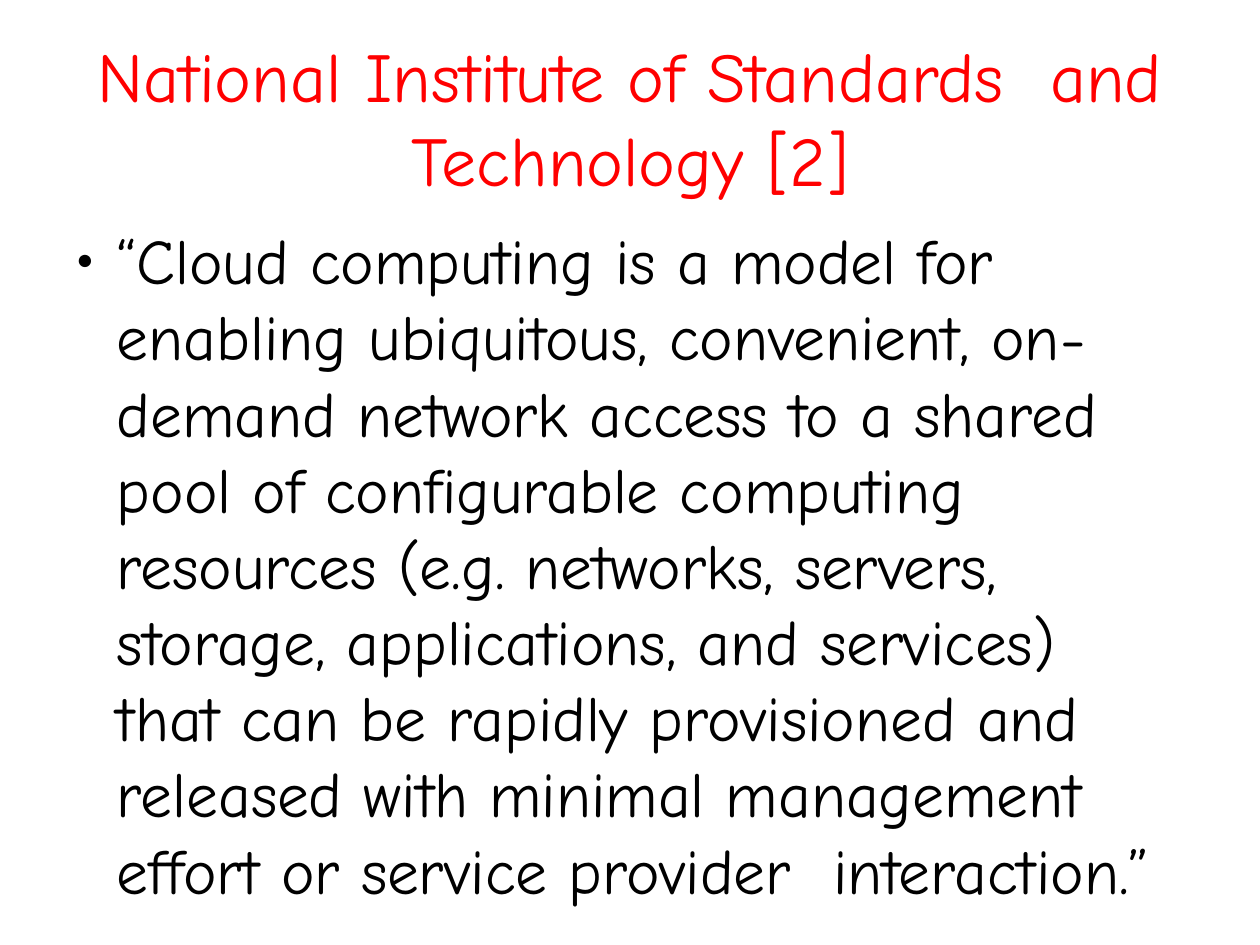
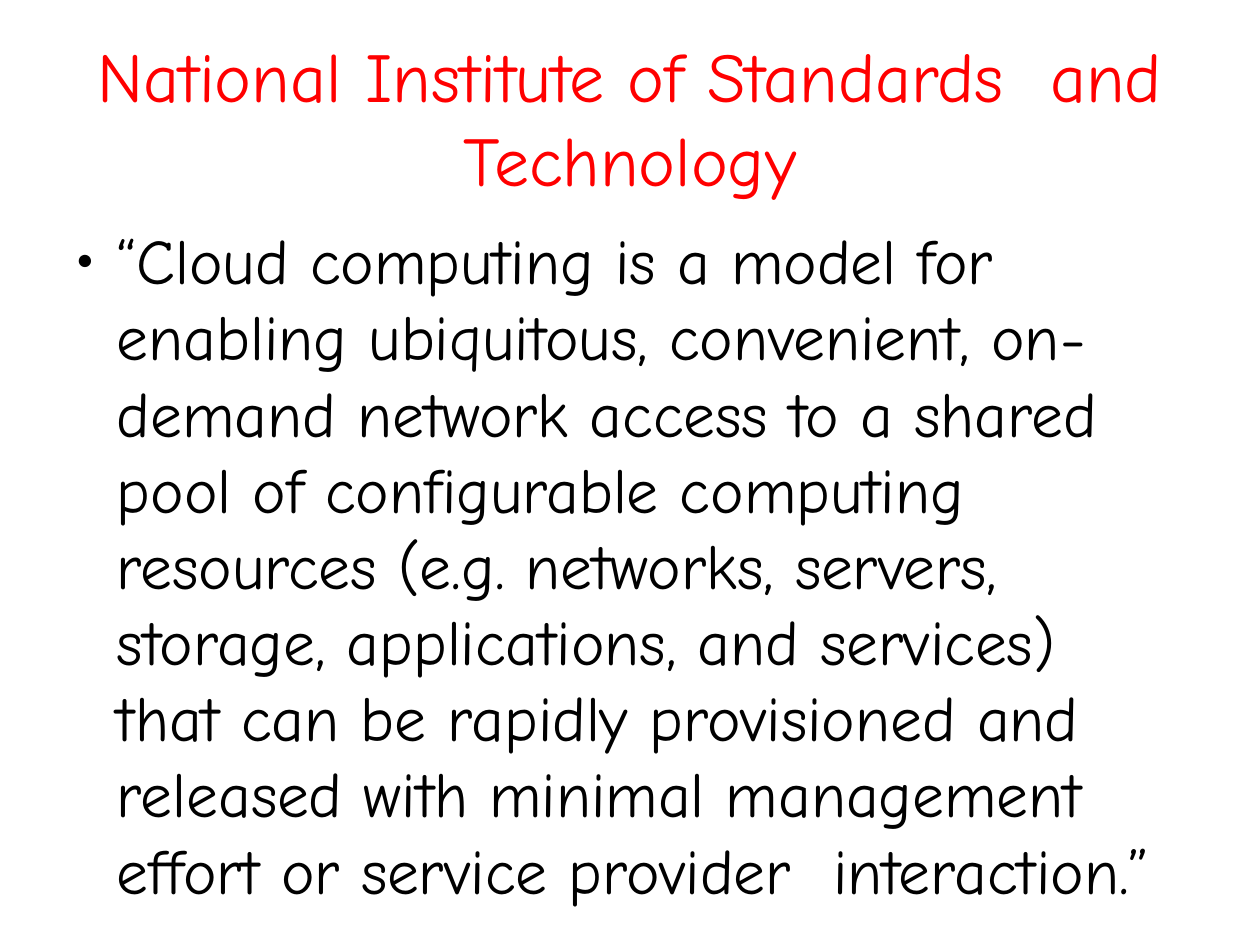
Before and after one commit to aanovelo/cmsc-137-ab5l-project, a slide deck: slide 3 of jach-phd/seminars/CMSC399-2-slides.odp. Drawn at 1260x945 pixels with LibreOffice and Linux fonts; fonts in the diff are those of the drawing. Boxes give left, top, right and bottom in pixels: in the first picture for what was removed or moved away, otherwise in the second. Text is boxed around its words. In the diff, an @@ line names an element or a change of style, - is before the commit and + after.

Commit message:
edits

```diff
--- a/jach-phd/seminars/CMSC399-2-slides.odp
+++ b/jach-phd/seminars/CMSC399-2-slides.odp
@@ title at (97, 54, 1162, 200): text changed @@
-National Institute of Standards and Technology [2]
+National Institute of Standards and Technology
```
Also in this commit, not shown: 5 other slides changed, 1 slide added.
